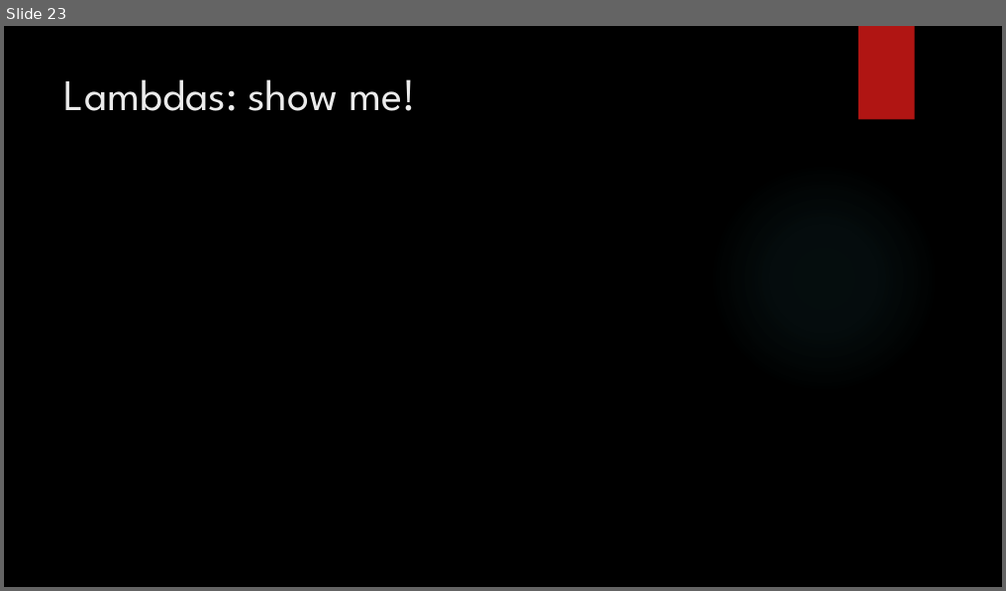
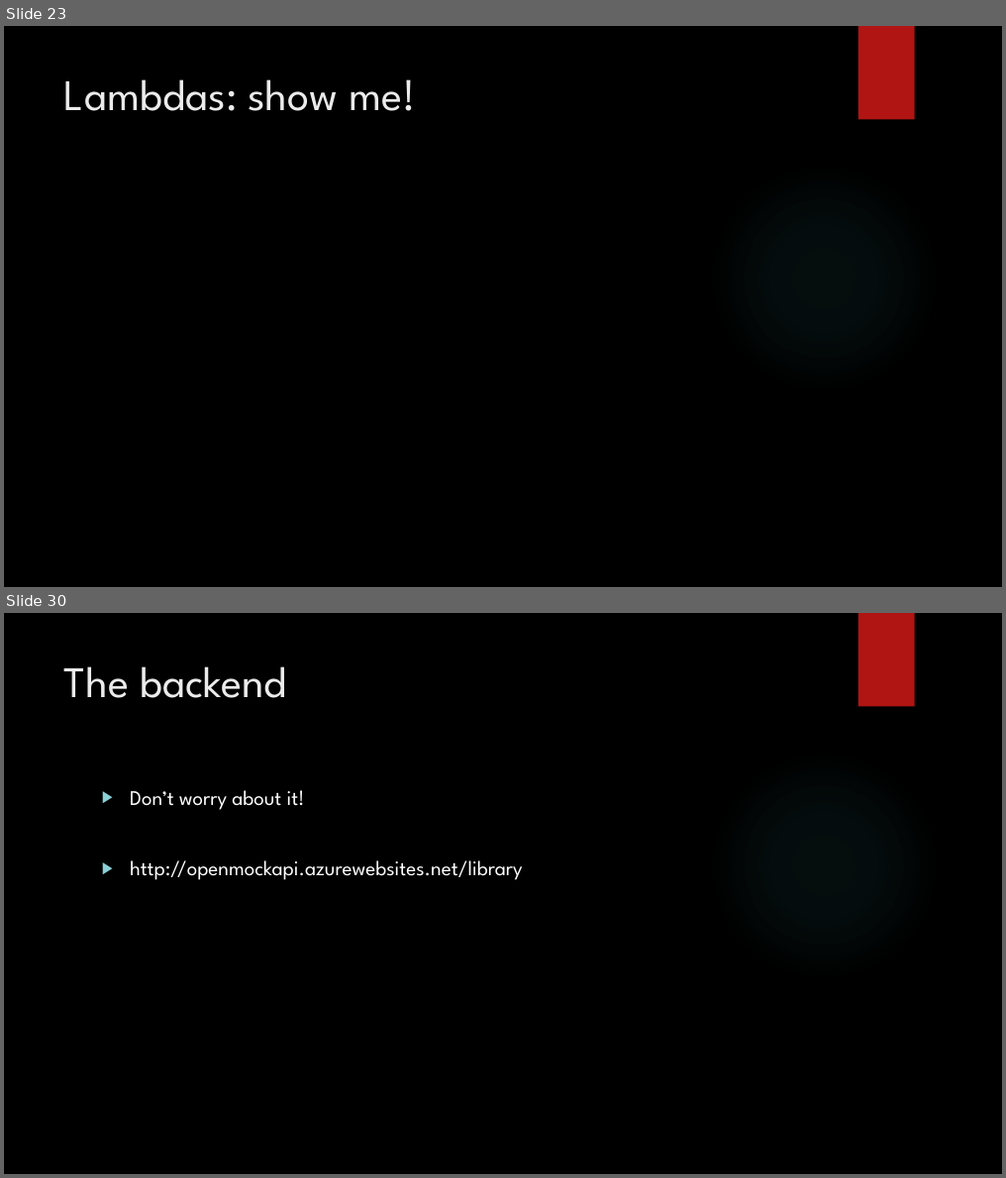
Before and after one commit to bouvet-openlab/typescript-angular-workshop, a slide deck: TypeScript.pptx. Shown one above the other, each under a label of ours: slide 23 before the commit, slides 23 and 30 after it; the slides between them are not shown. The pictures are 1006x591 and 1006x1178 pixels, drawn with LibreOffice and Linux fonts; fonts in the diff are those of the drawing; background and template pictures are left out. Boxes give left, top, right and bottom in pixels: in the first picture for what was removed or moved away, otherwise in the second. Text is boxed around its words. In the diff, an @@ line names an element or a change of style, - is before the commit and + after.

```diff
--- a/TypeScript.pptx
+++ b/TypeScript.pptx
@@ slide 30 added at [4, 613, 1002, 1174], background picture (left out); not listed: 2 template elements that a slide beside it also shows @@
@@ title added at [64, 666, 286, 698], 42 pt, text #EBEBEB @@
+The backend
@@ text added at [130, 790, 523, 880], 20 pt, text #FFFFFF @@
+▶ Don’t worry about it!
+▶ http://openmockapi.azurewebsites.net/library
```
Also in this commit, not shown: 1 slide changed, 7 other slides added, 1 slide removed.
